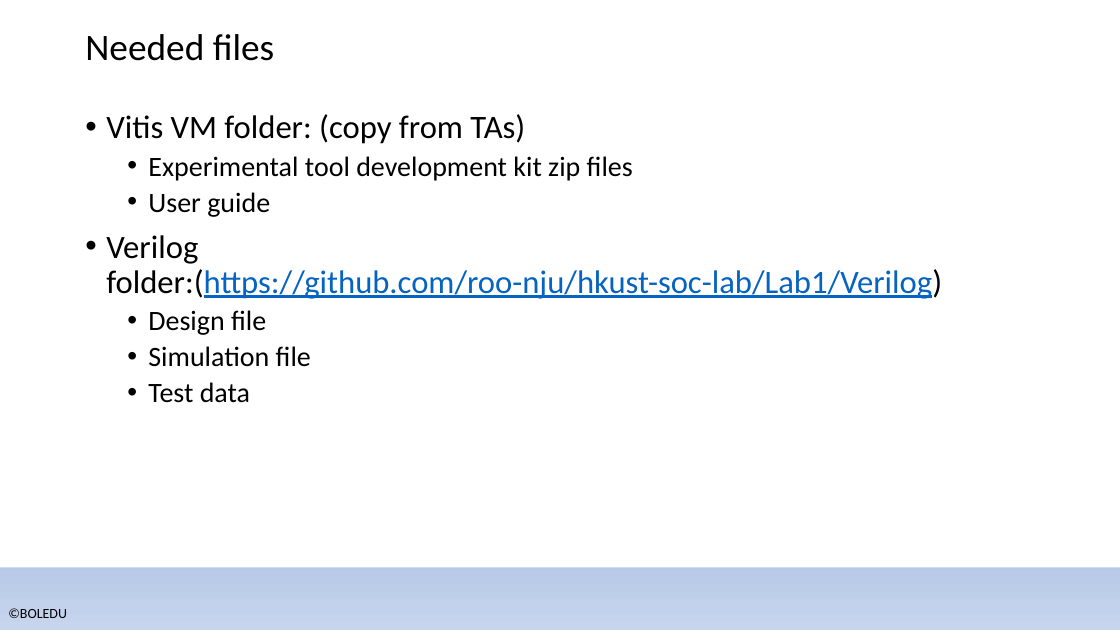
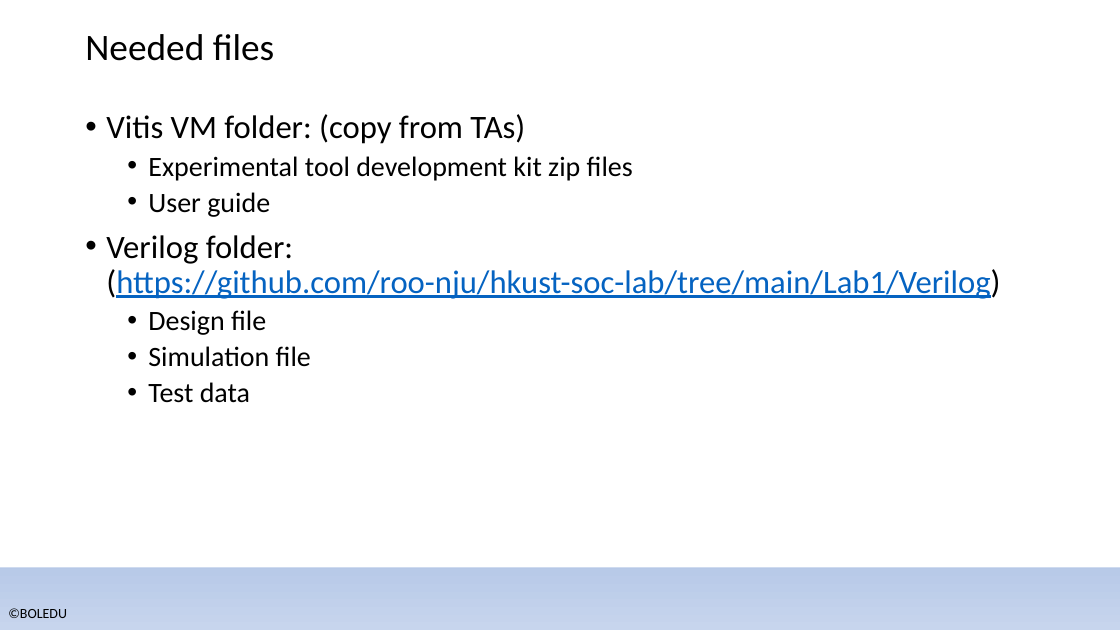
Before and after one commit to roo-nju/hkust-soc-lab, a slide deck: slide 3 of Lab1/Lab1 Workbook-Tool Installation.pptx. Drawn at 1120x630 pixels with LibreOffice and Linux fonts; fonts in the diff are those of the drawing; background and template pictures are left out. Boxes give left, top, right and bottom in pixels: in the first picture for what was removed or moved away, otherwise in the second. Text is boxed around its words. In the diff, an @@ line names an element or a change of style, - is before the commit and + after.

```diff
--- a/Lab1/Lab1 Workbook-Tool Installation.pptx
+++ b/Lab1/Lab1 Workbook-Tool Installation.pptx
@@ text at box(106, 235, 1000, 299): text changed @@
-• Verilog folder:(https://github.com/roo-nju/hkust-soc-lab/Lab1/Verilog)
+• Verilog folder: (https://github.com/roo-nju/hkust-soc-lab/tree/main/Lab1/Verilog)
```
